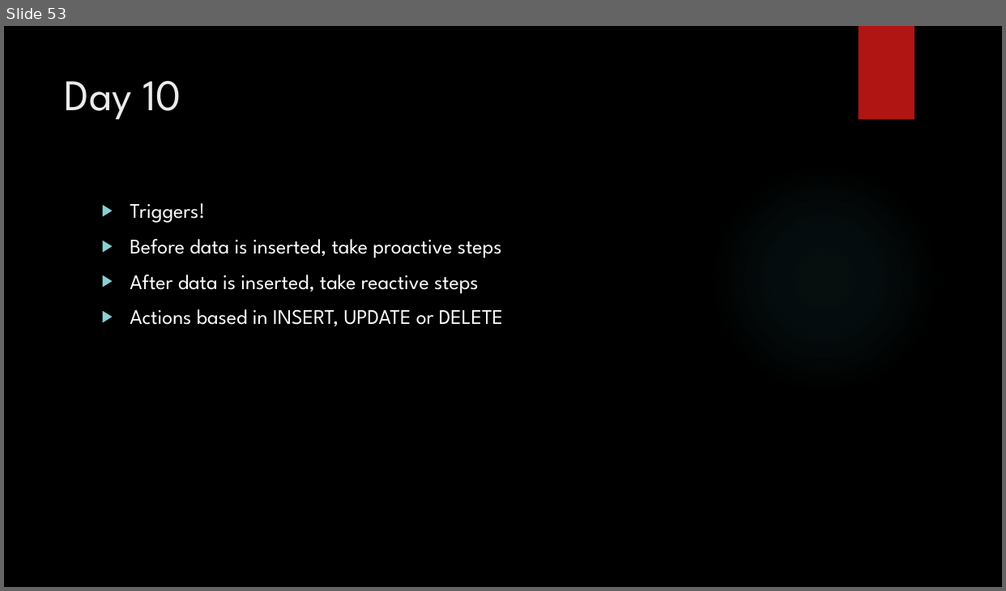
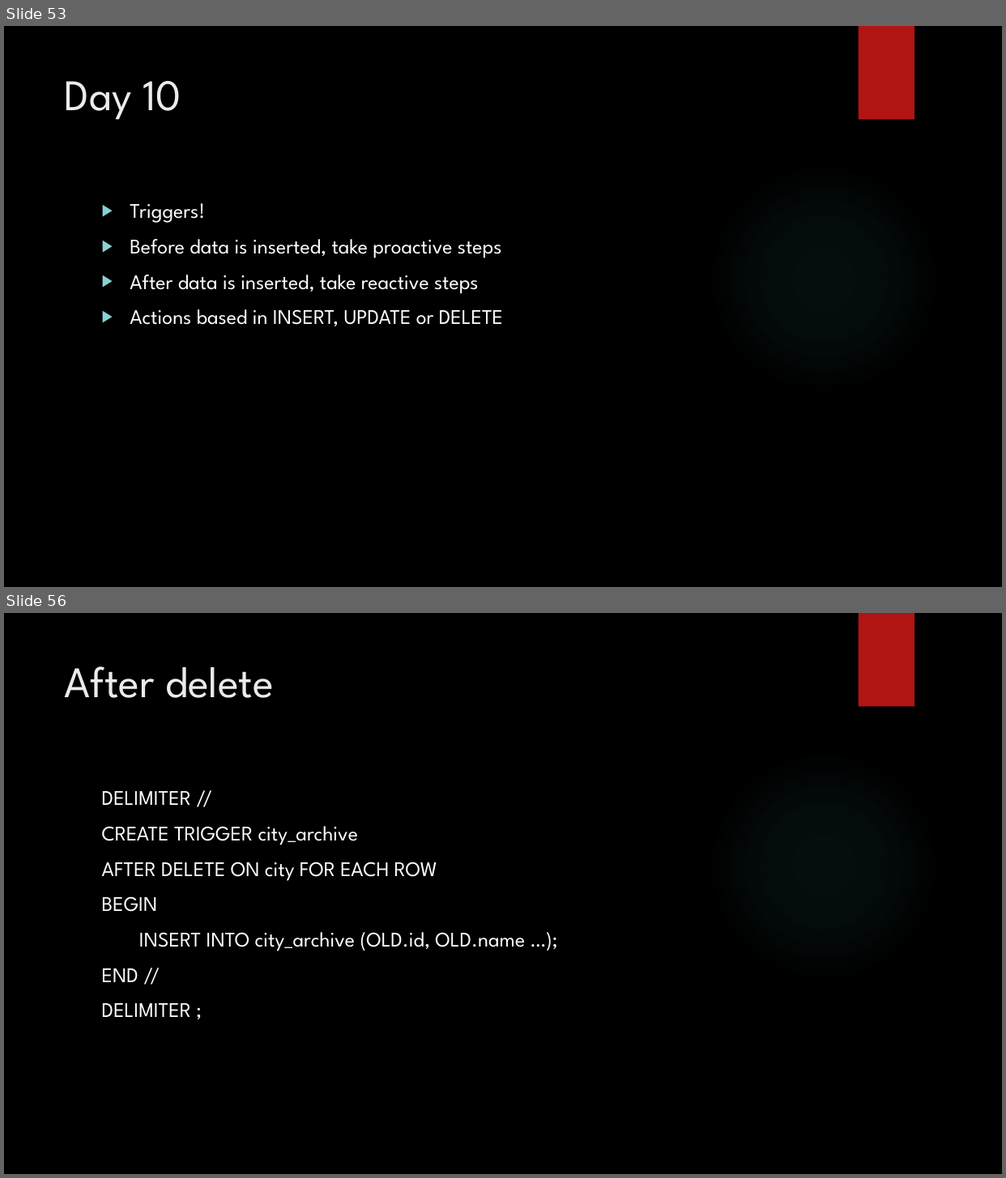
Before and after one commit to zedfoxus/database-bootcamp, a slide deck: Presentation/Database-Bootcamp-Presentation.pptx. Shown one above the other, each under a label of ours: slide 53 before the commit, slides 53 and 56 after it; the slides between them are not shown. The pictures are 1006x591 and 1006x1178 pixels, drawn with LibreOffice and Linux fonts; fonts in the diff are those of the drawing; background and template pictures are left out. Boxes give left, top, right and bottom in pixels: in the first picture for what was removed or moved away, otherwise in the second. Text is boxed around its words. In the diff, an @@ line names an element or a change of style, - is before the commit and + after.

Commit message:
More triggers

```diff
--- a/Presentation/Database-Bootcamp-Presentation.pptx
+++ b/Presentation/Database-Bootcamp-Presentation.pptx
@@ slide 56 added at (4,613,1002,1174), background picture (left out); not listed: 2 template elements that a slide beside it also shows @@
@@ title added at (65,666,274,698), 42 pt, text #EBEBEB @@
+After delete
@@ text added at (102,791,525,1017), 20 pt, text #FFFFFF @@
+DELIMITER //
+CREATE TRIGGER city_archive
+AFTER DELETE ON city FOR EACH ROW
+BEGIN
+INSERT INTO city_archive (OLD.id, OLD.name …);
+END //
+DELIMITER ;
```
Also in this commit, not shown: 1 slide changed, 1 other slide added.
